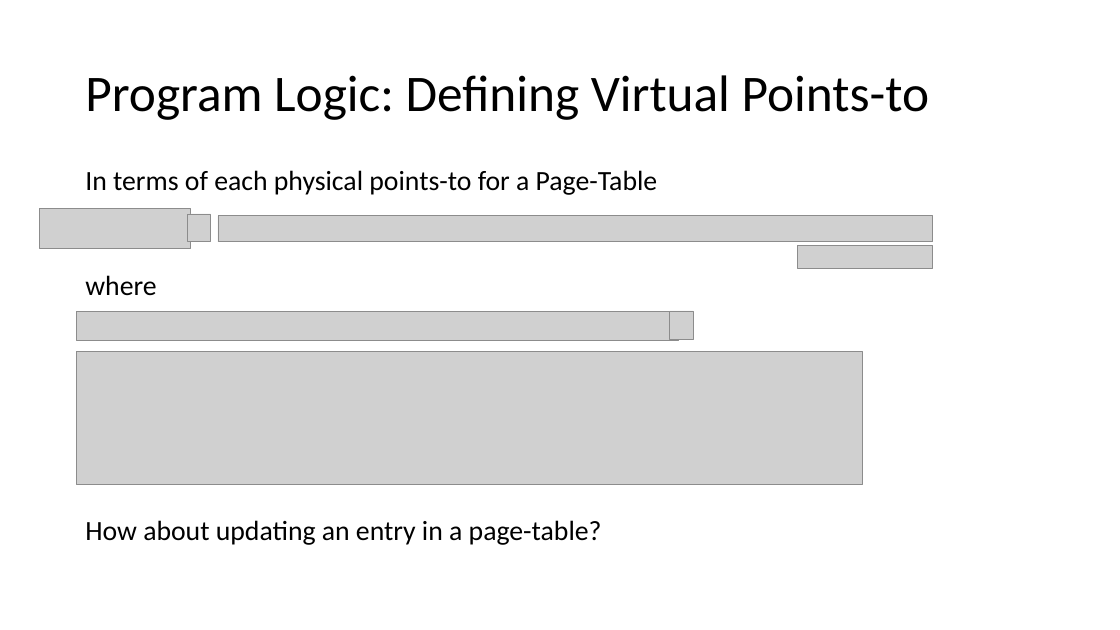
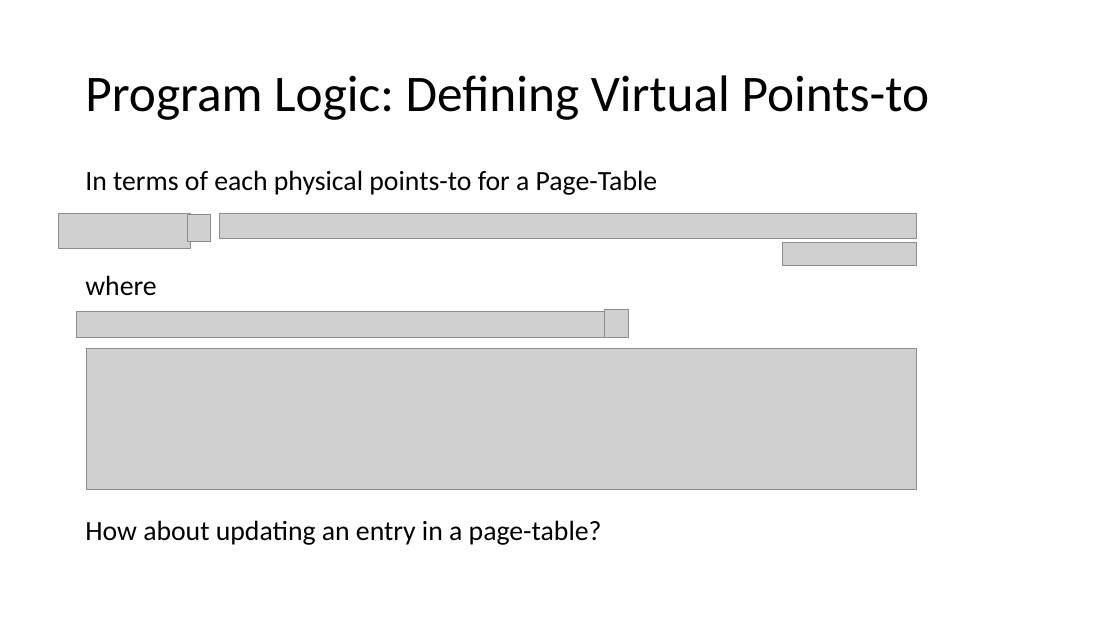
Before and after one commit to Contingent-Systems/vkern_paper, a slide deck: slide 6 of loca_virt_draft.pptx. Drawn at 1120x630 pixels with LibreOffice and Linux fonts; fonts in the diff are those of the drawing; grey boxes stand for pictures. Boxes give left, top, right and bottom in pixels: in the first picture for what was removed or moved away, otherwise in the second. Text is boxed around its words. In the diff, an @@ line names an element or a change of style, - is before the commit and + after.

```diff
--- a/loca_virt_draft.pptx
+++ b/loca_virt_draft.pptx
@@ picture resized from (x1=39, y1=209, x2=190, y2=249) to (x1=59, y1=214, x2=190, y2=249) @@
@@ picture resized from (x1=218, y1=216, x2=933, y2=242) to (x1=220, y1=213, x2=917, y2=239) @@
@@ picture moved from (x1=798, y1=245, x2=933, y2=268) to (x1=782, y1=243, x2=916, y2=266) @@
@@ picture resized from (x1=76, y1=312, x2=679, y2=341) to (x1=76, y1=312, x2=616, y2=338) @@
@@ picture moved from (x1=670, y1=311, x2=693, y2=339) to (x1=605, y1=309, x2=628, y2=337) @@
@@ picture resized from (x1=76, y1=351, x2=862, y2=485) to (x1=87, y1=349, x2=917, y2=490) @@
```
Also in this commit, not shown: 1 other slide changed.
